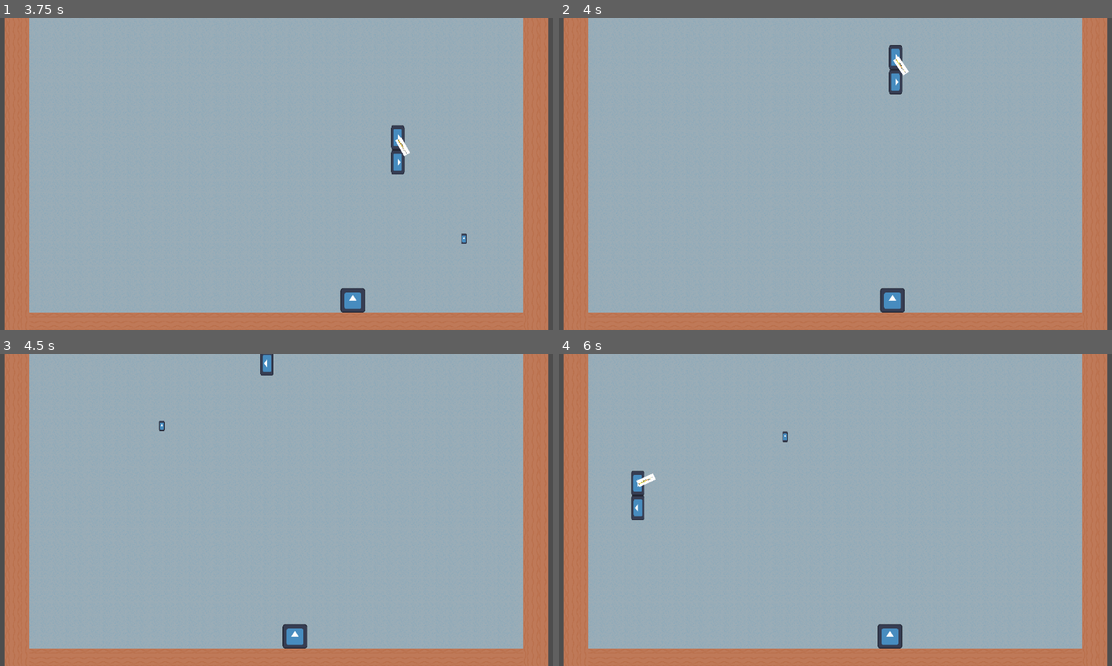
Above: before the commit, frames 1-4 (two rows, left to right).
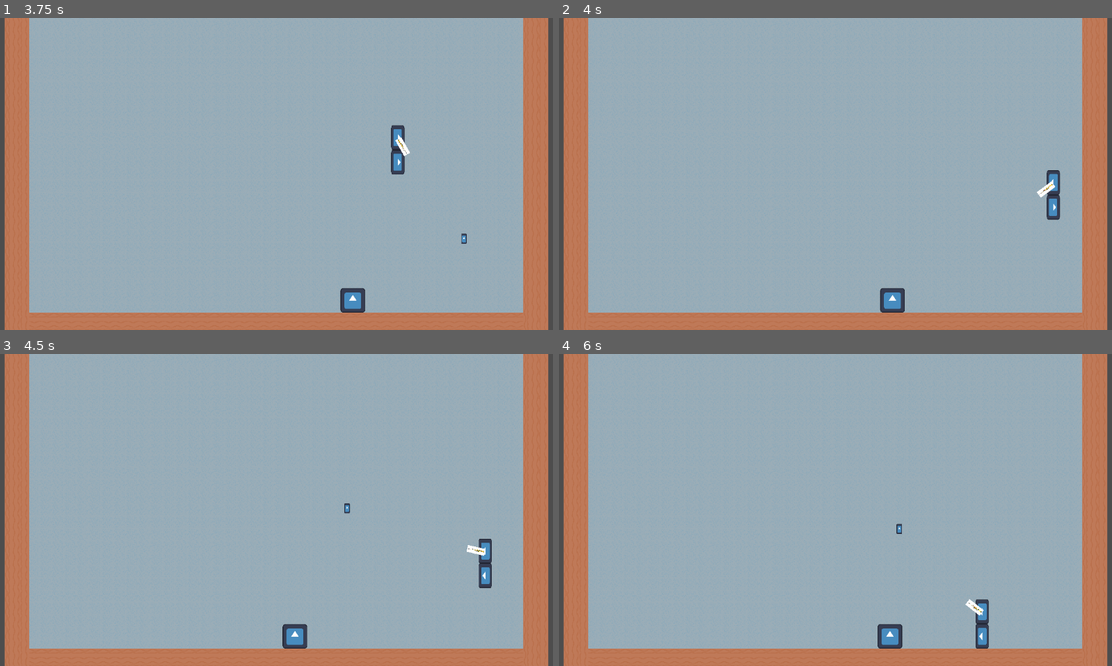
Above: after the commit, the same moments.

Repository: deruitda/ludum-dare-56
Game: Godot game, scene res://andrew_scene.tscn
Two runs of this game, one before a commit and one after it. Both use one fixed random seed, a clock stepped at 60 frames per second and the inputs below. The engine's default icon, where the game draws it, is replaced by a stand-in: a white triangle on a blue panel in a dark square.
Inputs (mouse positions are in pixels of both pictures, inside the frame that each line leads up to):
- Up to frame 1 (3.75 s): move the mouse to (398, 158) at 0.52 s; hold D (move_right) 0.53-2.03 s; click (398, 158) at 0.6 s; tap Space (jump) at 0.77, 1.52, 3.02 s; move the mouse to (165, 189) at 1.27 s; click (165, 189) at 1.35 s; move the mouse to (331, 105) at 2.02 s; hold A (move_left) 2.03-2.78 s; click (331, 105) at 2.1 s; move the mouse to (248, 236) at 2.77 s; hold D (move_right) from 2.78 s (still down); click (248, 236) at 2.85 s; move the mouse to (442, 220) at 3.52 s; click (442, 220) at 3.6 s
- Up to frame 2 (4 s): keep holding D (move_right); tap Space (jump) at 3.77 s
- Up to frame 3 (4.5 s): move the mouse to (110, 463) at 4.27 s; release D (move_right) at 4.28 s; hold A (move_left) from 4.28 s (still down); click (110, 463) at 4.35 s
- Up to frame 4 (6 s): tap Space (jump) at 4.52 s; move the mouse to (863, 510) at 5.02 s; release A (move_left) at 5.03 s; hold D (move_right) 5.03-5.78 s; click (863, 510) at 5.1 s; move the mouse to (752, 432) at 5.77 s; hold A (move_left) from 5.78 s (still down); click (752, 432) at 5.85 s

Frame 1 is identical in both runs. In frame 2, 0.9% of the frame differs, in the area x 59-91%, y 8-65%; in frame 3, 0.7%; in frame 4, 0.9%, in the area x 13-78%, y 24-95%.

Commit message:
emitting and fixing some bugs wip

Diff:
--- /dev/null
+++ b/scenes/bullet_emitter/bullet_emitter.gd
@@ -0,0 +1,30 @@
+extends Node2D
+class_name BulletEmitter
+
+@export var number_of_bullets: int = 6
+@export var bullet_emit_timer: Timer
+@export var muzzle: Muzzle
+@export var bullet_packed_scene: PackedScene
+
+# Called when the node enters the scene tree for the first time.
+func _ready() -> void:
+	bullet_emit_timer.timeout.connect(_on_bullet_emit_timer)
+	bullet_emit_timer.autostart = false
+	bullet_emit_timer.start()
+	pass # Replace with function body.
+
+
+# Called every frame. 'delta' is the elapsed time since the previous frame.
+func _process(delta: float) -> void:
+	pass
+
+func create_bullets() -> void:
+	var angle_of_bullets = 360.0 / float(number_of_bullets)
+	var current_bullet_direction = Vector2(cos(angle_of_bullets), sin(angle_of_bullets))
+	for i in number_of_bullets:
+		muzzle.create_bullet(bullet_packed_scene, current_bullet_direction)
+		current_bullet_direction += Vector2(cos(angle_of_bullets), sin(angle_of_bullets))
+
+func _on_bullet_emit_timer() ->void:
+	create_bullets()
+	bullet_emit_timer.start()
--- /dev/null
+++ b/scenes/bullet_emitter/bullet_emitter.tscn
@@ -0,0 +1,13 @@
+[gd_scene load_steps=3 format=3 uid="uid://b6xwdcloo2sce"]
+
+[ext_resource type="Script" path="res://scenes/bullet_emitter/bullet_emitter.gd" id="1_smaw3"]
+[ext_resource type="PackedScene" uid="uid://b7ev8rk7l185t" path="res://scenes/gun/muzzle.tscn" id="2_x8dly"]
+
+[node name="BulletEmitter" type="Node2D" node_paths=PackedStringArray("bullet_emit_timer", "muzzle")]
+script = ExtResource("1_smaw3")
+bullet_emit_timer = NodePath("DefaultBulletEmitTimer")
+muzzle = NodePath("Muzzle")
+
+[node name="DefaultBulletEmitTimer" type="Timer" parent="."]
+
+[node name="Muzzle" parent="." instance=ExtResource("2_x8dly")]
--- /dev/null
+++ b/scenes/bullet_emitter/bullet_emitter_bullet.tscn
@@ -0,0 +1,15 @@
+[gd_scene load_steps=3 format=3 uid="uid://bx84510ke5gvq"]
+
+[ext_resource type="Script" path="res://scenes/gun/bullet.gd" id="1_t2kaf"]
+
+[sub_resource type="CircleShape2D" id="CircleShape2D_ve6ug"]
+
+[node name="BulletEmitterBullet" type="Area2D"]
+script = ExtResource("1_t2kaf")
+speed = 500.0
+damage_per_bullet = 6
+
+[node name="CollisionShape2D" type="CollisionShape2D" parent="."]
+shape = SubResource("CircleShape2D_ve6ug")
+
+[node name="Sprite2D" type="Sprite2D" parent="."]
--- a/scenes/enemies/termite_larvae.gd
+++ b/scenes/enemies/termite_larvae.gd
@@ -25,7 +25,7 @@
 	if is_on_wall() and is_on_floor():
 		toggle_current_direction()
 	velocity_component.apply_run(current_direction)
-	velocity_component.do_move(self)
+	velocity_component.do_character_move(self)
 
 	pass
 
--- a/scenes/enemies/termite_larvae.tscn
+++ b/scenes/enemies/termite_larvae.tscn
@@ -1,10 +1,12 @@
-[gd_scene load_steps=8 format=3 uid="uid://nuahsfm77qjp"]
+[gd_scene load_steps=10 format=3 uid="uid://nuahsfm77qjp"]
 
 [ext_resource type="PackedScene" uid="uid://dqgxt6ms0uyu8" path="res://scenes/entity_composition/health_component.tscn" id="1_38jc2"]
 [ext_resource type="Script" path="res://scenes/enemies/termite_larvae.gd" id="1_l1k41"]
 [ext_resource type="Texture2D" uid="uid://co01gstpumt0c" path="res://icon.svg" id="2_7u467"]
 [ext_resource type="PackedScene" uid="uid://can23048py54m" path="res://scenes/entity_composition/hurt_box.tscn" id="3_dfm05"]
+[ext_resource type="PackedScene" uid="uid://b6xwdcloo2sce" path="res://scenes/bullet_emitter/bullet_emitter.tscn" id="5_6upq0"]
 [ext_resource type="Script" path="res://scenes/entity_composition/velocity_component.gd" id="5_b7uhe"]
+[ext_resource type="PackedScene" uid="uid://bx84510ke5gvq" path="res://scenes/bullet_emitter/bullet_emitter_bullet.tscn" id="6_dtkt4"]
 
 [sub_resource type="RectangleShape2D" id="RectangleShape2D_bqby1"]
 size = Vector2(64, 64)
@@ -39,6 +41,9 @@
 visible = false
 shape = SubResource("RectangleShape2D_rdvc8")
 
+[node name="BulletEmitter" parent="." instance=ExtResource("5_6upq0")]
+bullet_packed_scene = ExtResource("6_dtkt4")
+
 [node name="VelocityComponent" type="Node" parent="."]
 script = ExtResource("5_b7uhe")
 max_speed = 200.0
--- a/scenes/entity_composition/velocity_component.gd
+++ b/scenes/entity_composition/velocity_component.gd
@@ -53,9 +53,15 @@
 func apply_idle(delta: float):
 	velocity.x = move_toward(velocity.x, 0, floor_resistance * delta)
 
-func do_move(character_body: CharacterBody2D):
+func do_character_move(character_body: CharacterBody2D):
 	character_body.velocity = velocity
 	character_body.move_and_slide()
 
+func do_area_move(area: Area2D):
+	area.position = area.position + velocity
+
+func apply_fly(direction: Vector2, delta: float) -> void:
+	velocity += direction * delta * max_speed
+
 func apply_gravity(delta: float) -> void:
 	velocity.y += gravity * delta
--- a/scenes/entity_composition/velocity_component.tscn
+++ b/scenes/entity_composition/velocity_component.tscn
@@ -4,5 +4,3 @@
 
 [node name="VelocityComponent" type="Node"]
 script = ExtResource("1_0mqbk")
-max_speed = null
-acceleration = null
--- a/scenes/gun/bullet.gd
+++ b/scenes/gun/bullet.gd
@@ -15,8 +15,6 @@
 	direction = new_direction.normalized()
 
 func _physics_process(delta: float) -> void:
-	if has_been_destroyed:
-		print("has been destroyed")
 	if has_hit_something and not has_been_destroyed:
 		has_been_destroyed = true
 		queue_free()
--- a/scenes/gun/bullet.tscn
+++ b/scenes/gun/bullet.tscn
@@ -1,7 +1,8 @@
-[gd_scene load_steps=4 format=3 uid="uid://fvifpd00chk8"]
+[gd_scene load_steps=5 format=3 uid="uid://fvifpd00chk8"]
 
 [ext_resource type="Script" path="res://scenes/gun/bullet.gd" id="1_cdvcq"]
 [ext_resource type="Texture2D" uid="uid://co01gstpumt0c" path="res://icon.svg" id="2_uevlj"]
+[ext_resource type="Script" path="res://scenes/entity_composition/velocity_component.gd" id="3_b8gob"]
 
 [sub_resource type="CapsuleShape2D" id="CapsuleShape2D_qj0nb"]
 
@@ -19,5 +20,9 @@
 scale = Vector2(0.109375, 0.207031)
 texture = ExtResource("2_uevlj")
 
+[node name="VelocityComponent" type="Node" parent="."]
+script = ExtResource("3_b8gob")
+max_speed = 3000.0
+
 [connection signal="area_entered" from="." to="." method="_on_area_entered"]
 [connection signal="body_shape_entered" from="." to="." method="_on_body_shape_entered"]
--- a/scenes/gun/gun.gd
+++ b/scenes/gun/gun.gd
@@ -1,18 +1,9 @@
 extends Node2D
 class_name Gun
 
+@export var muzzle: Muzzle
 @export var bullet_packed_scene: PackedScene
-@export var muzzle_position: Node2D
 
-@onready var direction: Vector2
 
-# Called when the node enters the scene tree for the first time.
-func _ready() -> void:
-	pass # Replace with function body.
-
-func shoot_bullet(direction):
-	var new_bullet_position = muzzle_position.global_position
-	var new_bullet = bullet_packed_scene.instantiate() as Bullet
-	new_bullet.global_position = new_bullet_position
-	new_bullet.set_direction(direction)
-	SignalBus.create_bullet.emit(new_bullet)
+func shoot_bullet(direction: Vector2):
+	muzzle.create_bullet(bullet_packed_scene, direction)
--- a/scenes/gun/gun.tscn
+++ b/scenes/gun/gun.tscn
@@ -1,18 +1,19 @@
-[gd_scene load_steps=4 format=3 uid="uid://br7b7ao0pn4rr"]
+[gd_scene load_steps=5 format=3 uid="uid://br7b7ao0pn4rr"]
 
 [ext_resource type="Script" path="res://scenes/gun/gun.gd" id="1_tv8xg"]
-[ext_resource type="Texture2D" uid="uid://by7hcie0au88s" path="res://scenes/gun/gun.webp" id="2_cotgs"]
+[ext_resource type="Texture2D" uid="uid://by7hcie0au88s" path="res://scenes/player/sprites/gun.webp" id="2_cotgs"]
 [ext_resource type="PackedScene" uid="uid://fvifpd00chk8" path="res://scenes/gun/bullet.tscn" id="2_yj2hu"]
+[ext_resource type="PackedScene" uid="uid://b7ev8rk7l185t" path="res://scenes/gun/muzzle.tscn" id="4_5fmvv"]
 
-[node name="Gun" type="Node2D" node_paths=PackedStringArray("muzzle_position")]
+[node name="Gun" type="Node2D" node_paths=PackedStringArray("muzzle")]
 script = ExtResource("1_tv8xg")
+muzzle = NodePath("Muzzle")
 bullet_packed_scene = ExtResource("2_yj2hu")
-muzzle_position = NodePath("MuzzlePosition")
 
 [node name="Sprite2D" type="Sprite2D" parent="."]
 scale = Vector2(0.0691177, 0.0829177)
 texture = ExtResource("2_cotgs")
 flip_h = true
 
-[node name="MuzzlePosition" type="Node2D" parent="."]
+[node name="Muzzle" parent="." instance=ExtResource("4_5fmvv")]
 position = Vector2(22, 0)
--- /dev/null
+++ b/scenes/gun/muzzle.gd
@@ -0,0 +1,17 @@
+extends Node2D
+class_name Muzzle
+
+# Called when the node enters the scene tree for the first time.
+func _ready() -> void:
+	pass # Replace with function body.
+
+# Called every frame. 'delta' is the elapsed time since the previous frame.
+func _process(delta: float) -> void:
+	pass
+
+func create_bullet(bullet_packed_scene: PackedScene, direction: Vector2):
+	var new_bullet_position = global_position
+	var new_bullet = bullet_packed_scene.instantiate() as Bullet
+	new_bullet.global_position = new_bullet_position
+	new_bullet.set_direction(direction)
+	SignalBus.create_bullet.emit(new_bullet)
--- /dev/null
+++ b/scenes/gun/muzzle.tscn
@@ -0,0 +1,6 @@
+[gd_scene load_steps=2 format=3 uid="uid://b7ev8rk7l185t"]
+
+[ext_resource type="Script" path="res://scenes/gun/muzzle.gd" id="1_pbeo7"]
+
+[node name="BulletSpawner" type="Node2D"]
+script = ExtResource("1_pbeo7")
--- a/scenes/player/player.gd
+++ b/scenes/player/player.gd
@@ -15,6 +15,11 @@
 
 func _physics_process(delta: float) -> void:
 	# Apply gravity if the player is not on the floor
+ # Update wall grace timer
+	if is_on_wall():
+		wall_grace_timer = 0.0  # Reset the timer if on the wall
+	else:
+		wall_grace_timer += delta
 
 	if not is_on_floor():
 		velocity_component.apply_gravity(delta)
@@ -50,7 +55,7 @@
 	else:
 		velocity_component.apply_in_air_idle(delta)
 
-	velocity_component.do_move(self)
+	velocity_component.do_character_move(self)
 
 	#is looking right
 	if left_right_input == Vector2.LEFT:
--- a/scenes/player/player.tscn
+++ b/scenes/player/player.tscn
@@ -36,7 +36,6 @@
 [node name="HealthComponent" parent="." instance=ExtResource("3_e2fg7")]
 
 [node name="VelocityComponent" parent="." instance=ExtResource("4_nqq8h")]
-max_speed = 1000.0
 
 [node name="GunPivot" type="Node2D" parent="." node_paths=PackedStringArray("gun", "upper_body_sprite")]
 position = Vector2(-1.42109e-14, -29)
Renamed: scenes/gun/gun.webp -> scenes/player/sprites/gun.webp
Not shown, changed: scenes/player/sprites/gun.webp.import
